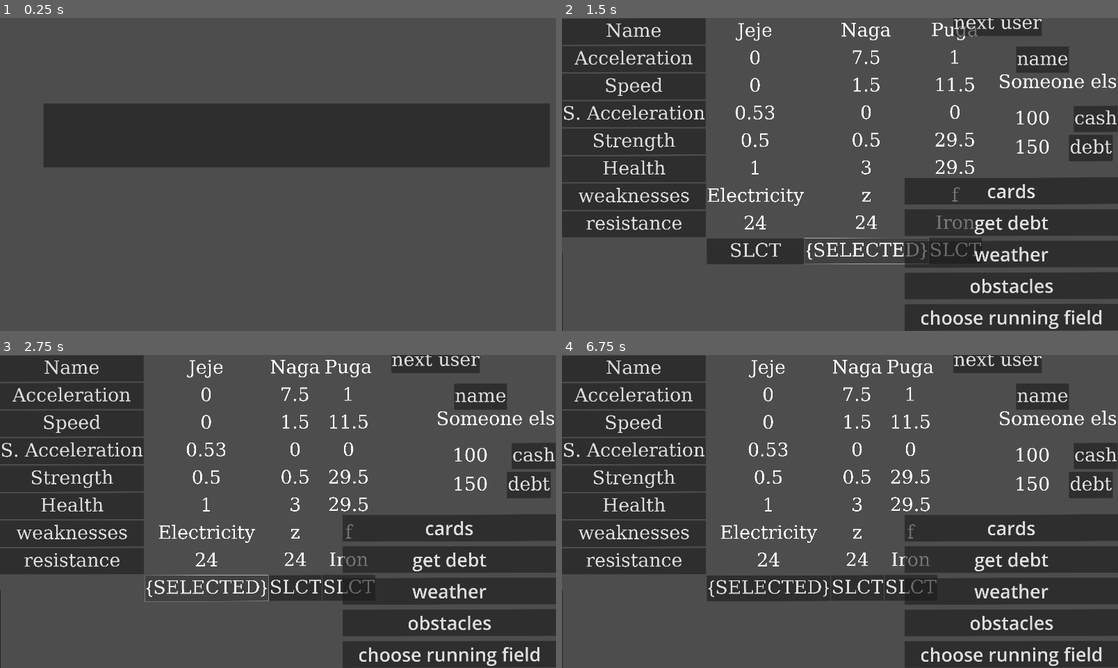
Above: before the commit, frames 1-4 (two rows, left to right).
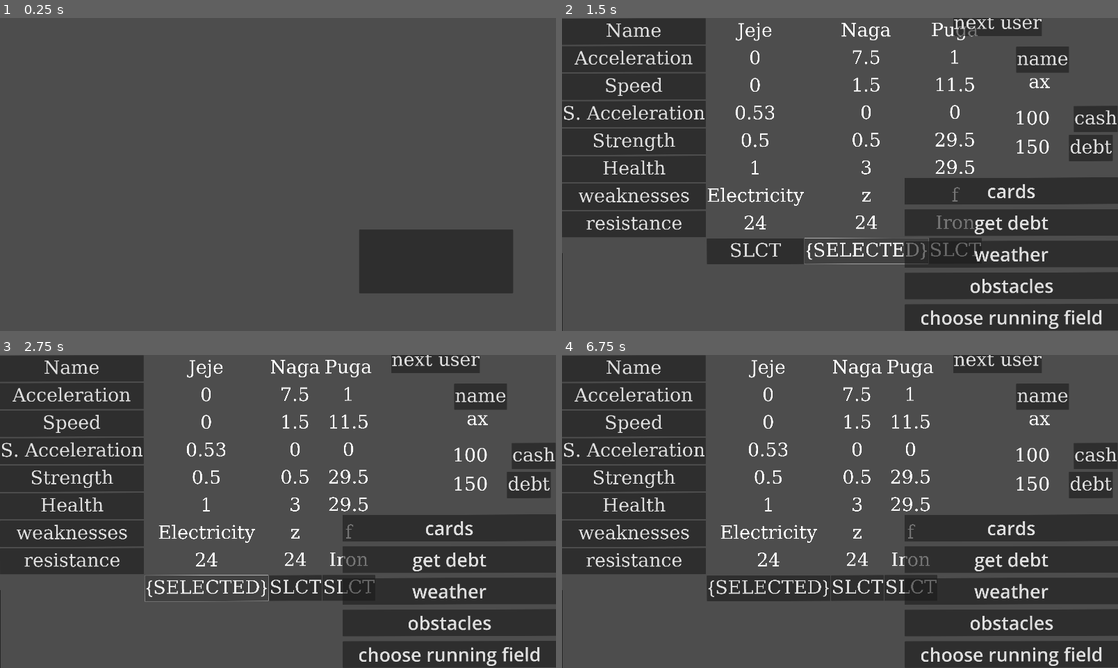
Above: after the commit, the same moments.

Repository: FormerlyWD/squibble_race
Game: Godot game, scene res://main_menu/main_menu.tscn
The game is run twice, just before and just after one commit, with the same random seed, the same clock (stepped at 60 frames per second) and the same inputs. This scene is started directly instead of the project's main scene.
Inputs (mouse positions are in pixels of both pictures, inside the frame that each line leads up to; where the layout moved, square brackets give the same spot in the first picture):
- Up to frame 1 (0.25 s): no input
- Up to frame 2 (1.5 s): click (995, 262) [856, 136] at 0.5 s; click "choose" at 1.25 s
- Up to frame 3 (2.75 s): click "SLCT" at 2 s
- Up to frame 4 (6.75 s): click "{SELECTED}" at 2.75 s; click "cards" at 3.5 s; click "1" at 4.25 s; click "2" at 5 s; click "3" at 5.75 s; click "apply" at 6.5 s

The runs differ from the first frame. In frame 1, 24% of the frame differs, in the area x 7-99%, y 27-88%; in frame 2, 0.3%; in frame 3, 0.3%; in frame 4, 0.3%.

Commit message:
fixed some bugs

Diff:
--- a/data/users/global/set_data_control.gd
+++ b/data/users/global/set_data_control.gd
@@ -1,6 +1,6 @@
 extends Node
 
-@onready var assigned_controller:int = 0
+@onready var assigned_controller:int = 1
 
 func next_user():
 
@@ -13,8 +13,10 @@
 	if assigned_controller > %user_collection_and_generation.amount_of_users:
 		$"..".emit_signal("finished_user_cycle")
 		assigned_controller = 1
+		print("finished")
+		return
 
 	user_data.current_user = user_data.get_controller()
-
+	$"..".emit_signal("next_user")
 	if user_data.current_user.betted_runner_number == 0:
 		$"..".emit_signal("new_runner_selection",1)
--- a/data/users/global/user_data.gd
+++ b/data/users/global/user_data.gd
@@ -12,14 +12,13 @@
 
 @onready var user_dict:Dictionary
 
-@onready var all_selectable_usernames:Array[String] = [
-	"Waleed",
+@export var all_selectable_usernames:Array[String] = [
+	"ae",
 	"Someone",
 	"Someone else"
 ]
 
-func _ready() -> void:
-	next_user.connect(control.next_user)
+
 func get_controller() -> user:
 	return user_data.user_dict[user_data.control.assigned_controller]
 
--- a/data/users/global/user_data.tscn
+++ b/data/users/global/user_data.tscn
@@ -9,6 +9,7 @@
 
 [node name="user" type="Node"]
 script = ExtResource("1_vvg6l")
+all_selectable_usernames = Array[String](["ae", "fh", "ax"])
 
 [node name="user_class" parent="." instance=ExtResource("1_oekmf")]
 
--- a/main_menu/main_menu.tscn
+++ b/main_menu/main_menu.tscn
@@ -7,10 +7,10 @@
 script = ExtResource("1_ngb7j")
 
 [node name="start_game" type="Button" parent="."]
-offset_left = 150.0
-offset_top = 295.0
-offset_right = 1899.0
-offset_bottom = 515.0
+offset_left = 1240.0
+offset_top = 730.0
+offset_right = 1772.0
+offset_bottom = 950.0
 script = ExtResource("2_obbd4")
 
 [connection signal="pressed" from="start_game" to="start_game" method="_on_pressed"]
--- a/popups/new_version/global_popup.gd
+++ b/popups/new_version/global_popup.gd
@@ -30,7 +30,7 @@
 	if not visibillity_tween == null: visibillity_tween.kill()
 	if not position_tween == null: position_tween.kill()
 
-	print("it happens")
+
 	primary_popup_name.text = user_data.user_mouse.hovered_item.item_name
 	primary_popup_description.text = user_data.user_mouse.hovered_item.description
 
--- a/scenes/gamble_menu.gd
+++ b/scenes/gamble_menu.gd
@@ -18,6 +18,7 @@
 
 	on_next_user() # burst
 func on_next_user():
+
 	%user_data_panel.format_panel()
 	%data_table.generate_dictionary()
 	%field_data_table.generate_dictionary()
@@ -25,16 +26,23 @@
 	item_type_to_dedicated_shop["power_card"].reset(3)
 	item_type_to_dedicated_shop["climate_token"].reset()
 func parsed_all_users():
+
+
+
 	field_info.apply_field_data(%field_data_table.selected_field_pool.pick_random())
+
 	game_info.change_scene(game_info.Location.SIMULATION)
 func _ready() -> void:
 
 
+	user_data.current_user = user_data.get_controller()
+
 	user_data.next_user.connect(on_next_user)
 	user_data.finished_user_cycle.connect(parsed_all_users)
 	game_info.pick_data()
+	user_data.emit_signal("next_user")
 	game_ready()
-	user_data.emit_signal("next_user")
+
 
 func dupelicate_item_type_matching():
 	user_data.procession.item_type_to_dedicated_shop = item_type_to_dedicated_shop.duplicate()
--- a/scenes/next_user.gd
+++ b/scenes/next_user.gd
@@ -2,4 +2,4 @@
 
 
 func _on_pressed() -> void:
-	user_data.emit_signal("next_user")
+	user_data.control.next_user()
